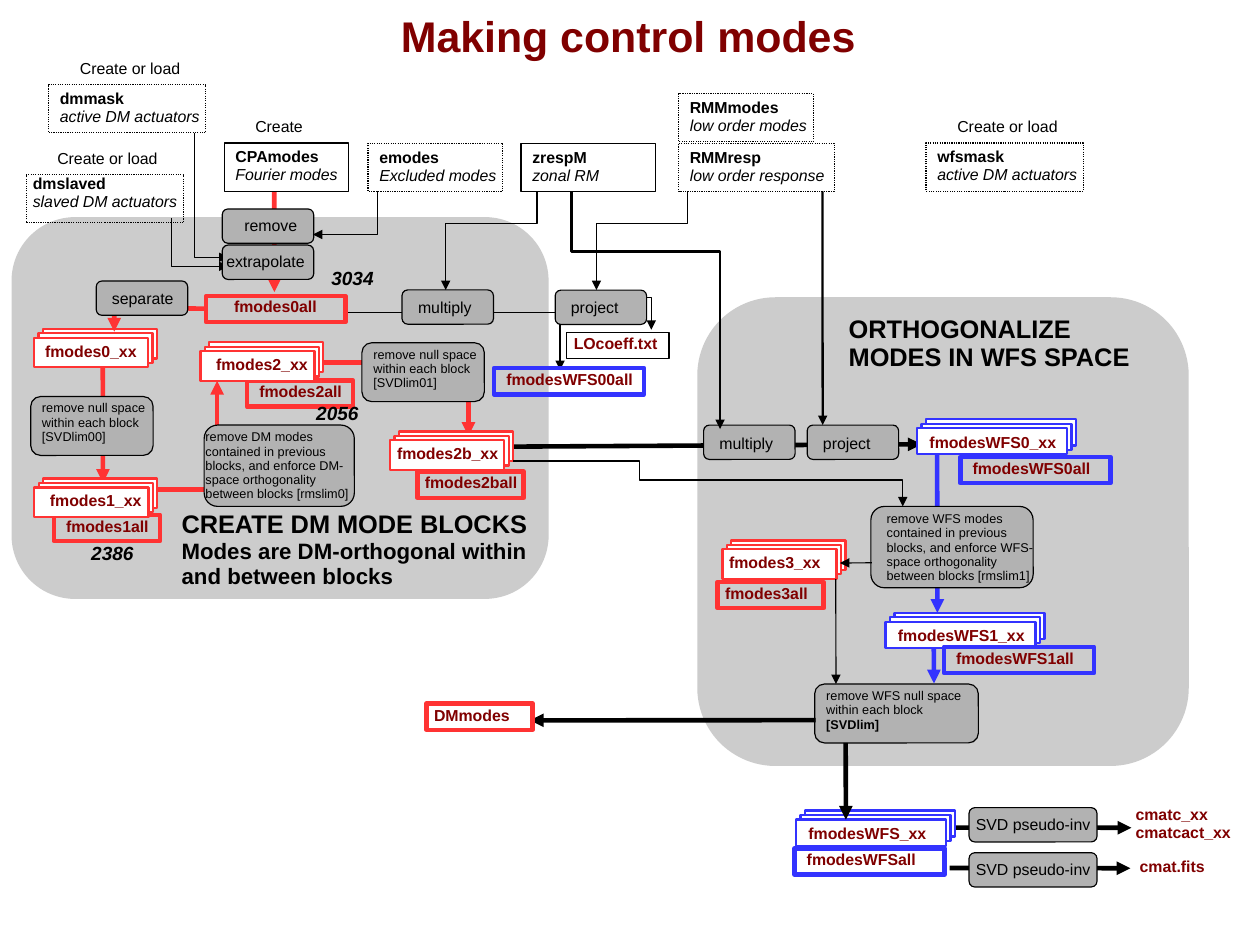
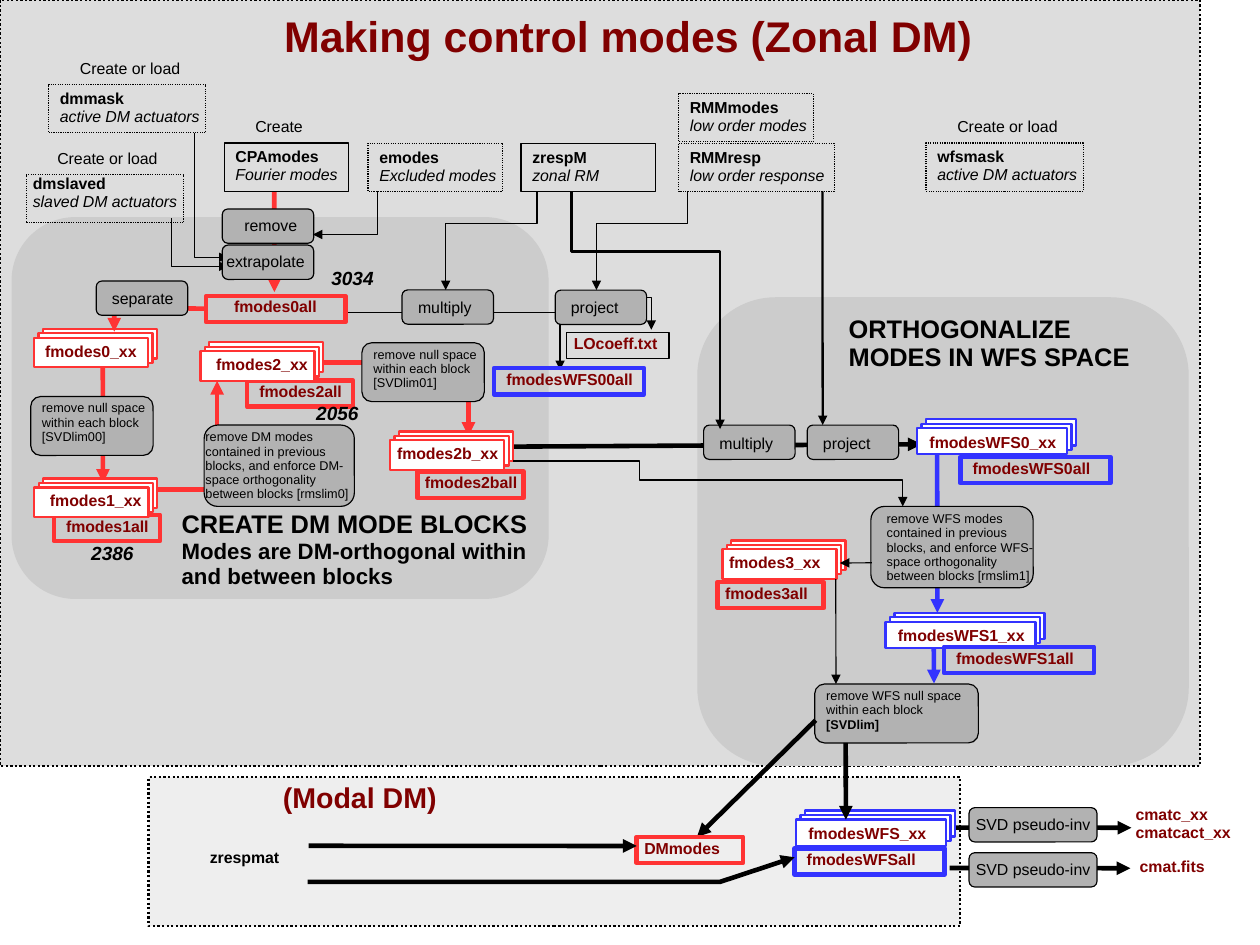
Before and after one commit to oguyon/Cfits, a slide deck: slide 4 of src/AOloopControl/doc/AOloopControl_figs.ppt. Drawn at 1260x945 pixels with LibreOffice and Linux fonts; fonts in the diff are those of the drawing. Boxes give left, top, right and bottom in pixels: in the first picture for what was removed or moved away, otherwise in the second. Text is boxed around its words. In the diff, an @@ line names an element or a change of style, - is before the commit and + after.

```diff
--- a/src/AOloopControl/doc/AOloopControl_figs.ppt
+++ b/src/AOloopControl/doc/AOloopControl_figs.ppt
@@ rectangle added at bbox=[0, 0, 1201, 766], fill #DDDDDD, outline #000000 1.45 pt dashed @@
@@ title at bbox=[284, 21, 972, 60]: text changed @@
-Making control modes
+Making control modes (Zonal DM)
@@ arrow added from (816, 720) to (697, 837), #000000 2.89 pt @@
@@ rectangle added at bbox=[149, 777, 960, 926], fill #EEEEEE, outline #000000 1.45 pt dashed @@
@@ text added at bbox=[283, 787, 437, 813], 18 pt, text #800000, bold @@
+(Modal DM)
@@ text "DMmodes": place and size @@
-text "DMmodes" at bbox=[434, 709, 510, 721]
+text "DMmodes" at bbox=[644, 842, 720, 854]
@@ rectangle: place and size @@
-rectangle at bbox=[426, 704, 533, 731]
+rectangle at bbox=[637, 837, 743, 863]
@@ text added at bbox=[210, 852, 279, 867], 10 pt, text #000000, bold @@
+zrespmat
@@ freeform shape added at bbox=[308, 858, 795, 883], outline #000000 2.89 pt @@
@@ arrow moved from (816, 720) - (531, 720) to (309, 846) - (637, 846) @@
```
Also in this commit, not shown: 1 slide added, 1 slide removed, 8 other files.
